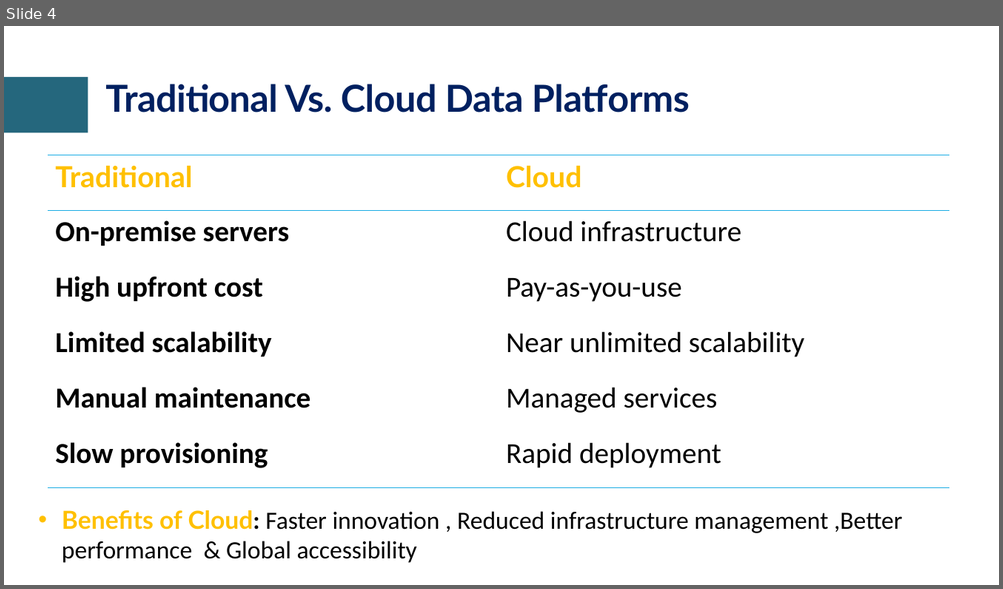
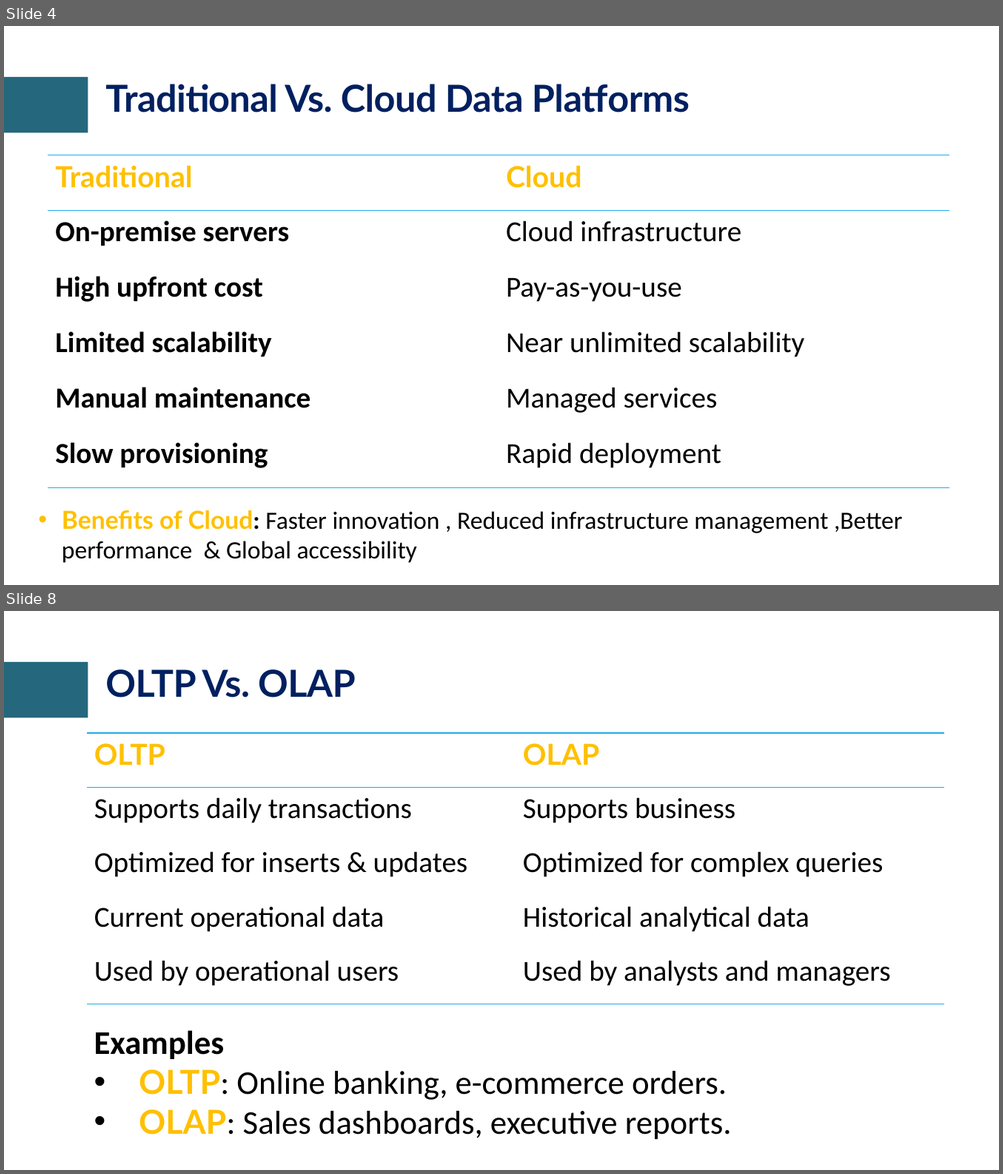
Before and after one commit to craftmulesoft/DataEngineering, a slide deck: Module 3 - Cloud Warehousing & Data Transformation/Cloud Data Platforms & Date Warehousing.pptx. Shown one above the other, each under a label of ours: slide 4 before the commit, slides 4 and 8 after it; the slides between them are not shown. The pictures are 1003x589 and 1003x1174 pixels, drawn with LibreOffice and Linux fonts; fonts in the diff are those of the drawing; background and template pictures are left out. Boxes give left, top, right and bottom in pixels: in the first picture for what was removed or moved away, otherwise in the second. Text is boxed around its words. In the diff, an @@ line names an element or a change of style, - is before the commit and + after.

Commit message:
Data Engineering Acclerator Program

```diff
--- a/Module 3 - Cloud Warehousing & Data Transformation/Cloud Data Platforms & Date Warehousing.pptx
+++ b/Module 3 - Cloud Warehousing & Data Transformation/Cloud Data Platforms & Date Warehousing.pptx
@@ slide 8 added at <box>4,611,999,1170</box>, background #FFFFFF; not listed: 1 template element that a slide beside it also shows @@
@@ title added at <box>105,669,356,698</box>, 36 pt, text #002060, bold @@
+OLTP Vs. OLAP
@@ table added at <box>87,733,945,1005</box>, 5 rows, 2 columns @@
+OLTP | OLAP
+Supports daily transactions | Supports business
+Optimized for inserts & updates | Optimized for complex queries
+Current operational data | Historical analytical data
+Used by operational users | Used by analysts and managers
@@ text added at <box>94,1031,731,1140</box>, 32 pt, text #000000 @@
+Examples
+• OLTP: Online banking, e-commerce orders.
+• OLAP: Sales dashboards, executive reports.
```
Also in this commit, not shown: 1 slide changed, 9 other slides added, 1 slide removed, 2 other files.
